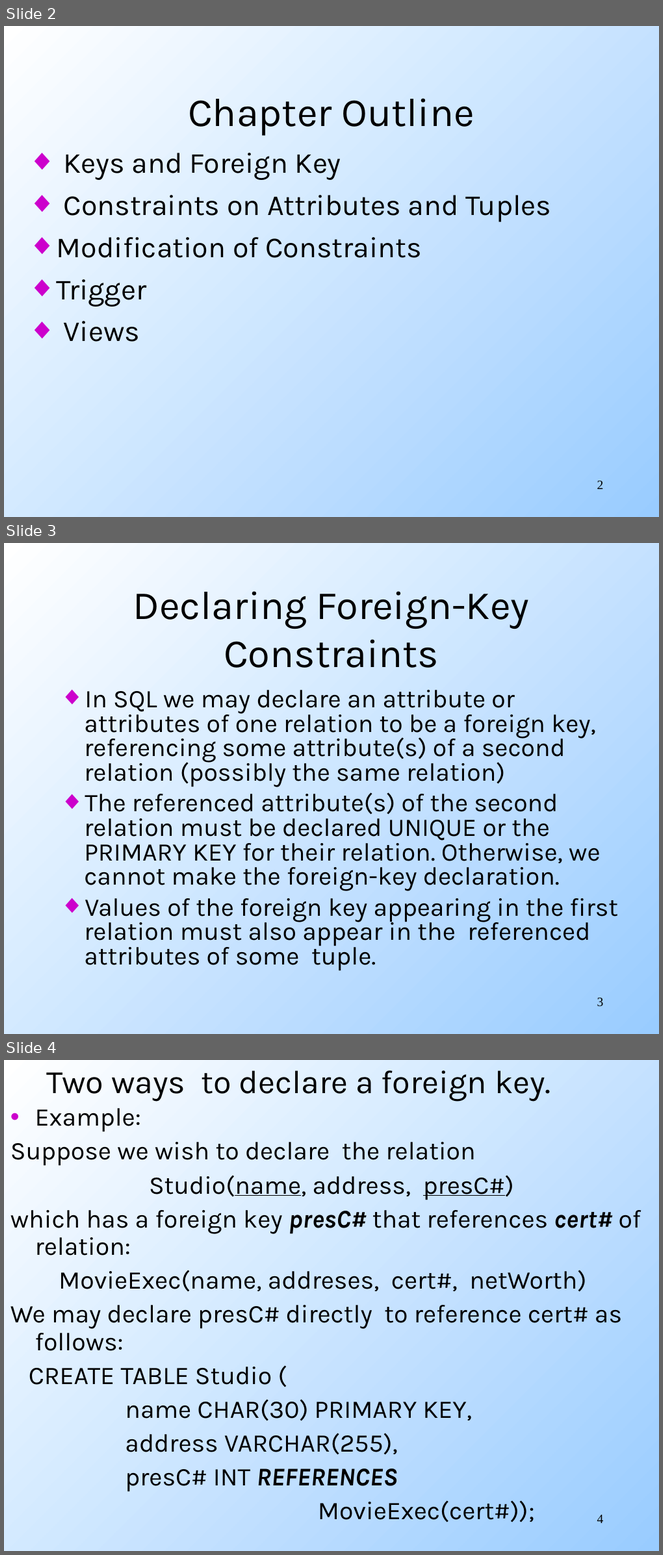
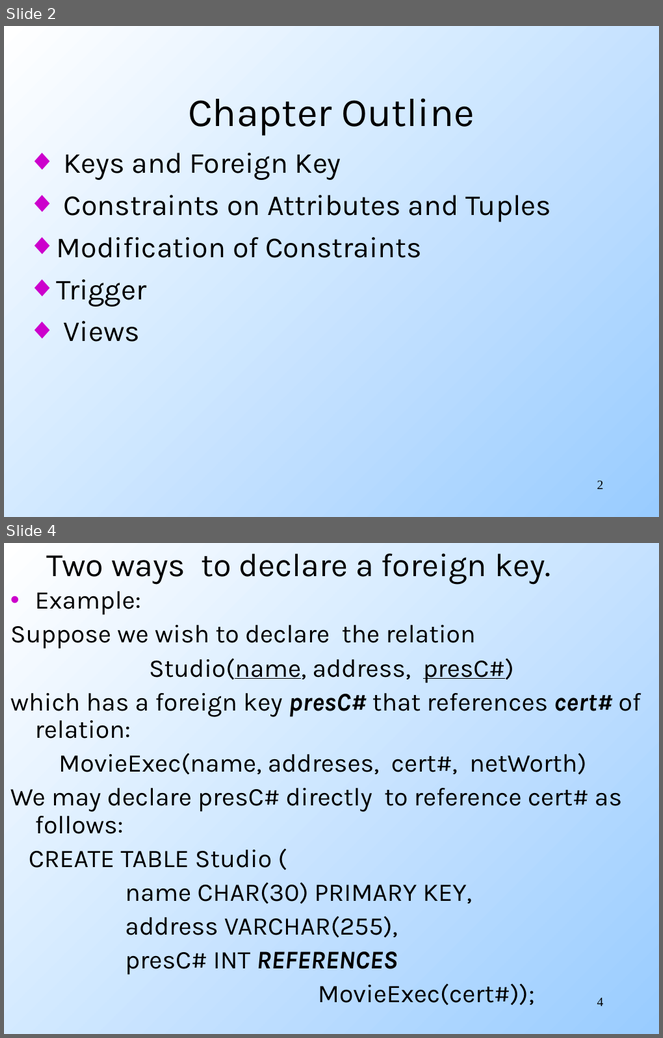
Before and after one commit to cogi2996/DATABASE-MANAGEMENT-SYSTEM, a slide deck: chương 2/Ch02_Constraints_Triggers_View (4).ppt. Shown one above the other, each under a label of ours: slides 2, 3 and 4 before the commit, slides 2 and 4 after it; the slides between them are not shown. The pictures are 663x1555 and 663x1038 pixels, drawn with LibreOffice and Linux fonts; fonts in the diff are those of the drawing. Boxes give left, top, right and bottom in pixels: in the first picture for what was removed or moved away, otherwise in the second. Text is boxed around its words. In the diff, an @@ line names an element or a change of style, - is before the commit and + after.

```diff
--- a/chương 2/Ch02_Constraints_Triggers_View (4).ppt
+++ b/chương 2/Ch02_Constraints_Triggers_View (4).ppt
@@ slide 3 removed at [4, 543, 659, 1034], background gradient #FFFFFF to #99CCFF @@
@@ title removed at [133, 591, 529, 668] @@
-Declaring Foreign-Key Constraints
@@ text removed at [84, 690, 618, 971] @@
-◆ In SQL we may declare an attribute or attributes of one relation to be a foreign key, referencing some attribute(s) of a second relation (possibly the same relation)
-◆ The referenced attribute(s) of the second relation must be declared UNIQUE or the PRIMARY KEY for their relation. Otherwise, we cannot make the foreign-key declaration.
-◆ Values of the foreign key appearing in the first relation must also appear in the referenced attributes of some tuple.
@@ page number removed at [597, 998, 604, 1007] @@
-3
```
Also in this commit, not shown: 4 slides changed, 2 slides added, 1 other slide removed, 9 other files.
